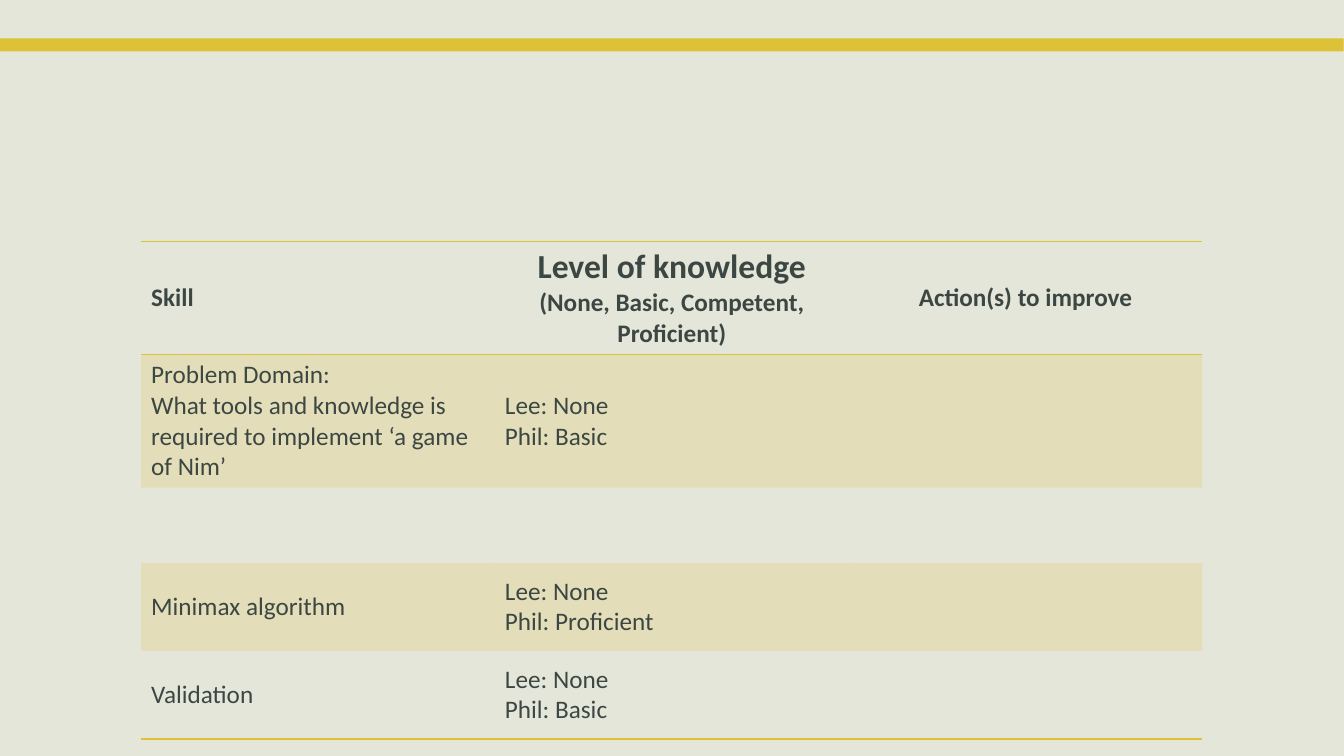
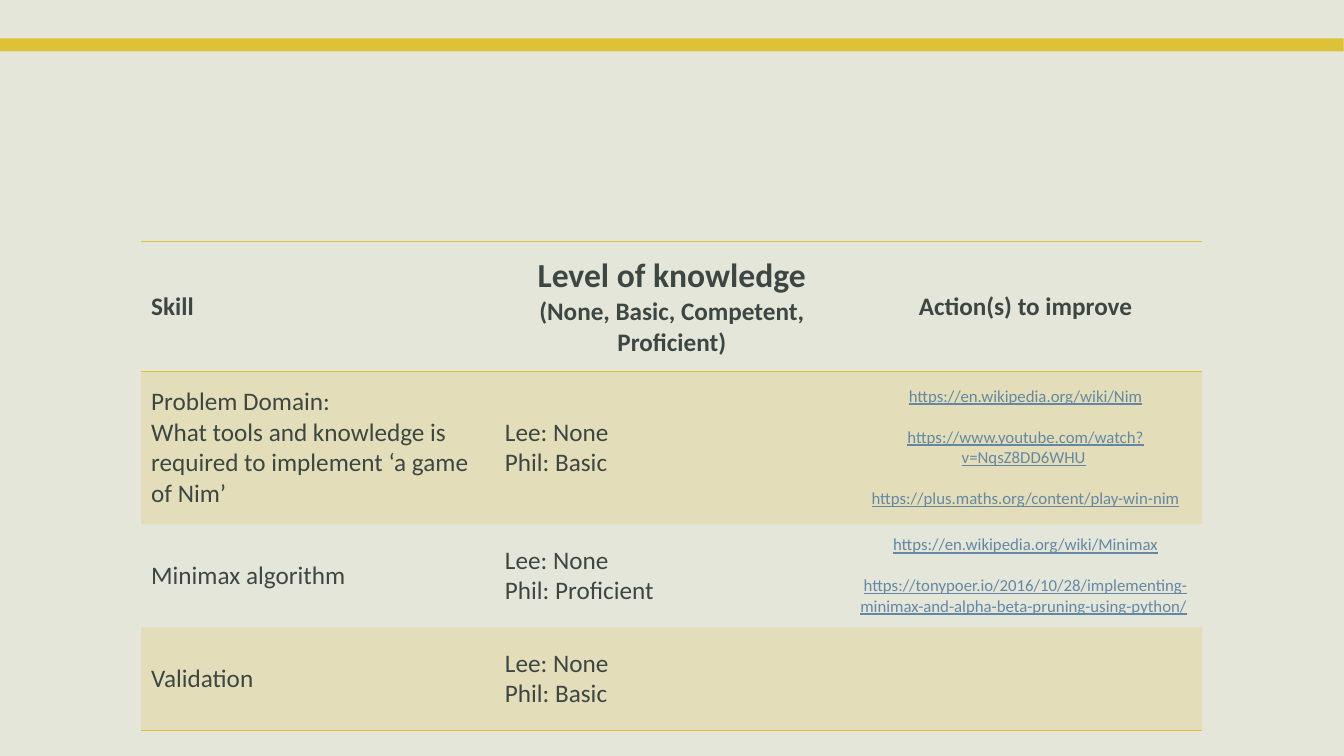
Before and after one commit to PhilipCastiglione/SIT215_PBL3, a slide deck: slide 3 of PST3.pptx. Drawn at 1344x756 pixels with LibreOffice and Linux fonts; fonts in the diff are those of the drawing; background and template pictures are left out. Boxes give left, top, right and bottom in pixels: in the first picture for what was removed or moved away, otherwise in the second. Text is boxed around its words. In the diff, an @@ line names an element or a change of style, - is before the commit and + after.

```diff
--- a/PST3.pptx
+++ b/PST3.pptx
@@ table at box(141, 242, 1203, 731) @@
-row 2: Problem Domain: / What tools and knowledge is required to implement ‘a game of Nim’ | Lee: None / Phil: Basic | 
-row 3:  |  | 
-row 4: Minimax algorithm | Lee: None / Phil: Proficient | 
+row 2: Problem Domain: / What tools and knowledge is required to implement ‘a game of Nim’ | Lee: None / Phil: Basic | https://en.wikipedia.org/wiki/Nim / https://www.youtube.com/watch?v=NqsZ8DD6WHU / https://plus.maths.org/content/play-win-nim
+row 3: Minimax algorithm | Lee: None / Phil: Proficient | https://en.wikipedia.org/wiki/Minimax / https://tonypoer.io/2016/10/28/implementing-minimax-and-alpha-beta-pruning-using-python/
```
Also in this commit, not shown: 2 other slides changed, 1 slide added.
